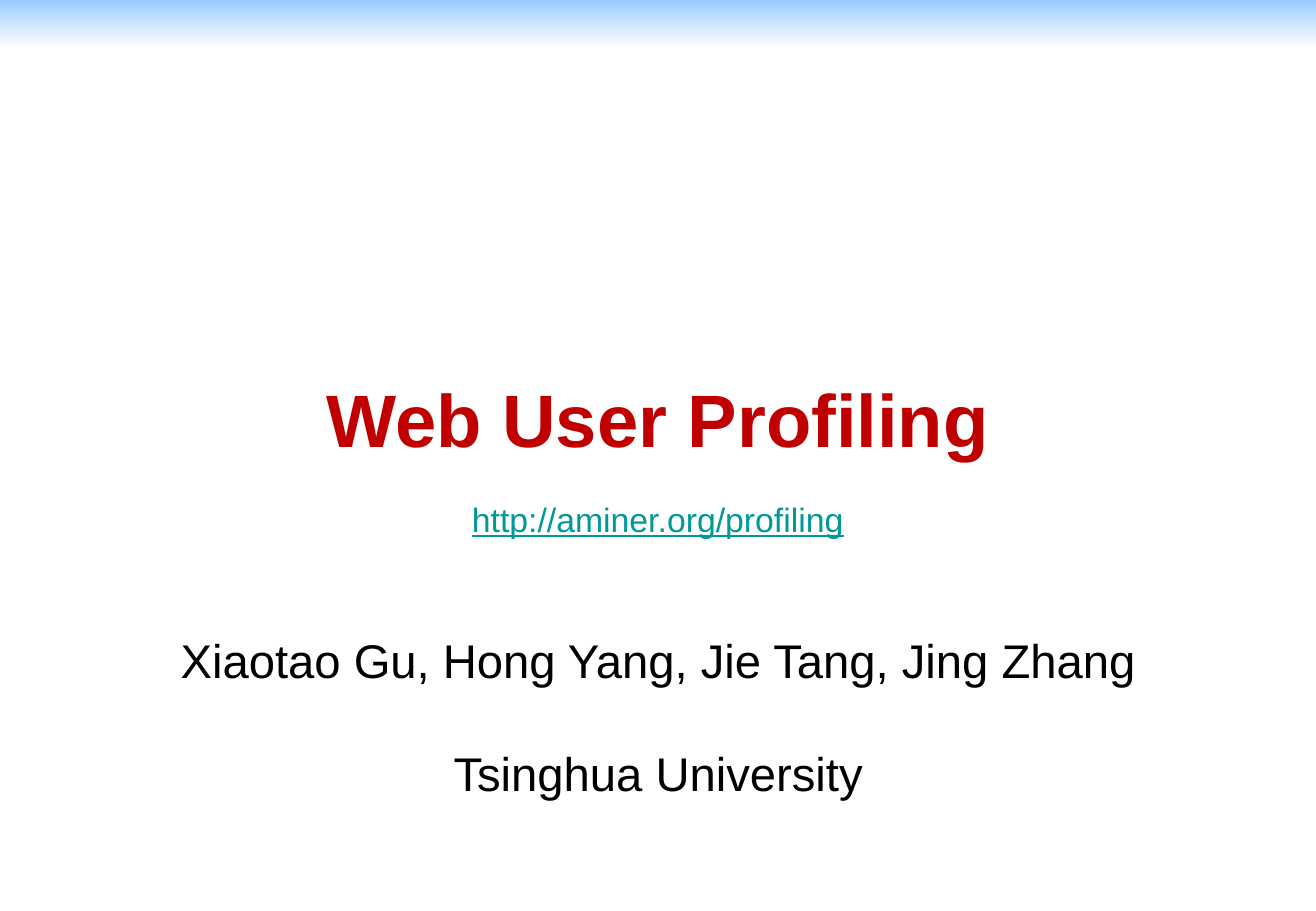
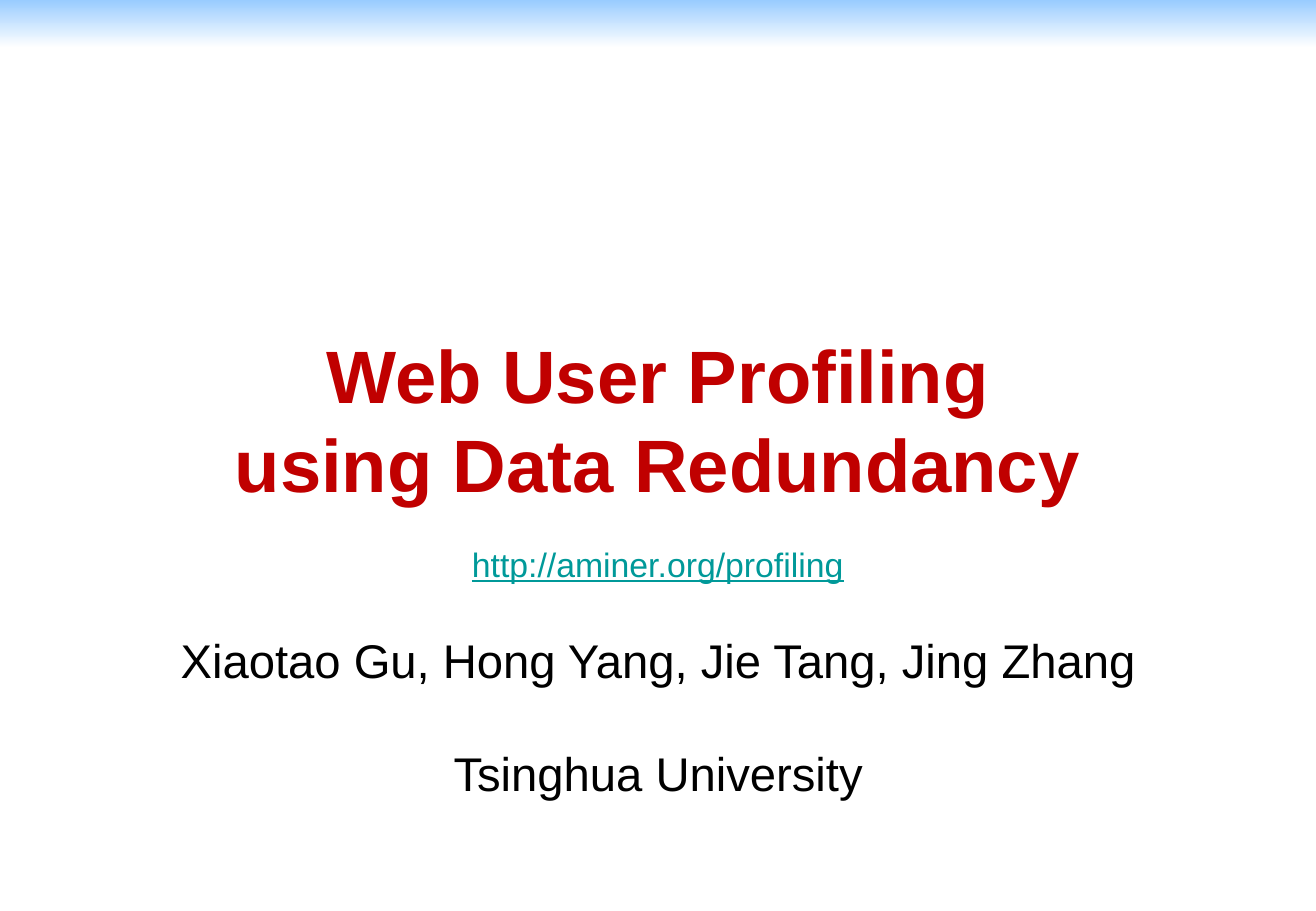
Before and after one commit to xgeric/public, a slide deck: slide 1 of ASONAM16/web-user-profiling.pptx. Drawn at 1316x911 pixels with LibreOffice and Linux fonts; fonts in the diff are those of the drawing; background and template pictures are left out. Boxes give left, top, right and bottom in pixels: in the first picture for what was removed or moved away, otherwise in the second. Text is boxed around its words. In the diff, an @@ line names an element or a change of style, - is before the commit and + after.

Commit message:
change title to web user profiling using data redundancy

```diff
--- a/ASONAM16/web-user-profiling.pptx
+++ b/ASONAM16/web-user-profiling.pptx
@@ title at (235,349,1079,584): text changed; size 20 to 44 pt; text colour #009999 to #C00000; bold on @@
-Web User Profiling
-http://aminer.org/profiling
+Web User Profiling
+using Data Redundancy
+http://aminer.org/profiling
```
Also in this commit, not shown: 6 other slides changed.
